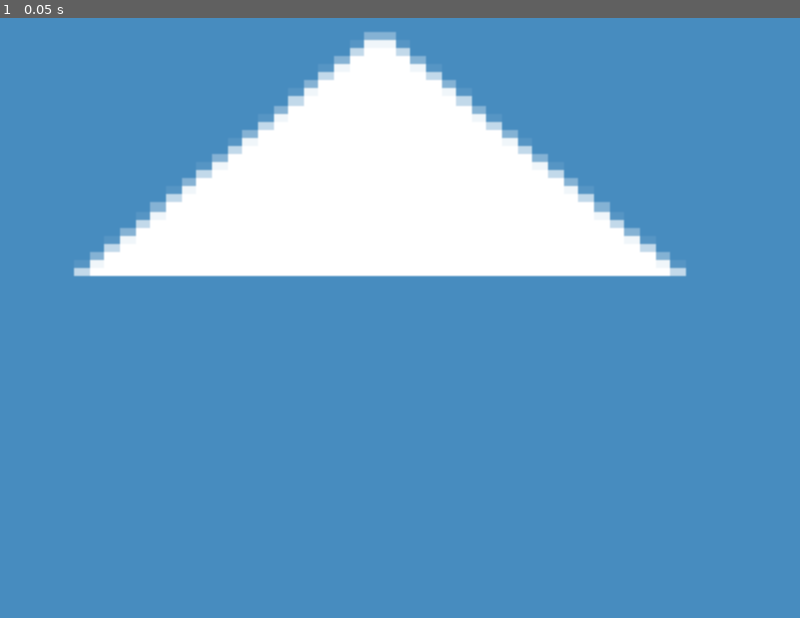
Above: before the commit, frame 1.
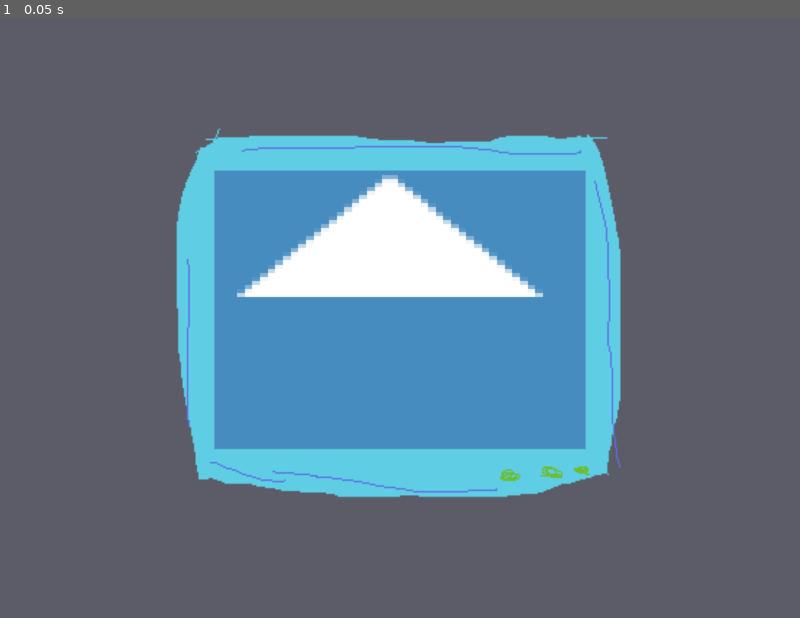
Above: after the commit, the same moment.

Repository: my-koala/UHackathon2025
Game: Godot game, scene res://assets/main.tscn
The game is run twice, just before and just after one commit, with the same random seed, the same clock (stepped at 60 frames per second) and the same inputs. The project has no main scene, so this scene is started directly. The engine's default icon, where the game draws it, is replaced by a stand-in: a white triangle on a blue panel in a dark square.
Inputs:
- Up to frame 1 (0.05 s): no input

The runs differ from the first frame. In frame 1, 85% of the frame differs, in the area x 0-100%, y 0-100%.

Commit message:
Added temporary zoom animation

Diff:
--- a/assets/main.tscn
+++ b/assets/main.tscn
@@ -1,63 +1,89 @@
-[gd_scene load_steps=7 format=3 uid="uid://cysr4ls3c67mr"]
+[gd_scene load_steps=9 format=3 uid="uid://cysr4ls3c67mr"]
 
 [ext_resource type="Script" uid="uid://dfd7i7fey6h05" path="res://scripts/main.gd" id="1_2d37k"]
 [ext_resource type="Script" uid="uid://dc7164llywjw6" path="res://scripts/scaling_sub_viewport.gd" id="1_db5cl"]
 [ext_resource type="Texture2D" uid="uid://dlhm8ss4r1mfs" path="res://icon.svg" id="2_06ig3"]
+[ext_resource type="Texture2D" uid="uid://bwly1nwkb1tnf" path="res://assets/monitor_frame.png" id="2_836ik"]
+
+[sub_resource type="Curve" id="Curve_2d37k"]
 
 [sub_resource type="Animation" id="Animation_db5cl"]
 resource_name = "RESET"
 tracks/0/type = "value"
 tracks/0/imported = false
 tracks/0/enabled = true
-tracks/0/path = NodePath("sub_viewport_container:size")
-tracks/0/interp = 1
-tracks/0/loop_wrap = true
+tracks/0/path = NodePath("monitor:position")
+tracks/0/interp = 2
+tracks/0/loop_wrap = false
 tracks/0/keys = {
-"times": PackedFloat32Array(0),
-"transitions": PackedFloat32Array(1),
-"update": 0,
-"values": [Vector2(400, 300)]
-}
-tracks/1/type = "value"
-tracks/1/imported = false
-tracks/1/enabled = true
-tracks/1/path = NodePath("sub_viewport_container:position")
-tracks/1/interp = 1
-tracks/1/loop_wrap = true
-tracks/1/keys = {
 "times": PackedFloat32Array(0),
 "transitions": PackedFloat32Array(1),
 "update": 0,
 "values": [Vector2(0, 0)]
 }
+tracks/1/type = "value"
+tracks/1/imported = false
+tracks/1/enabled = true
+tracks/1/path = NodePath("monitor:scale")
+tracks/1/interp = 2
+tracks/1/loop_wrap = false
+tracks/1/keys = {
+"times": PackedFloat32Array(0),
+"transitions": PackedFloat32Array(1),
+"update": 0,
+"values": [Vector2(0.5, 0.5)]
+}
+tracks/2/type = "value"
+tracks/2/imported = false
+tracks/2/enabled = true
+tracks/2/path = NodePath("monitor/monitor:modulate")
+tracks/2/interp = 2
+tracks/2/loop_wrap = false
+tracks/2/keys = {
+"times": PackedFloat32Array(0),
+"transitions": PackedFloat32Array(1),
+"update": 0,
+"values": [Color(1, 1, 1, 1)]
+}
 
 [sub_resource type="Animation" id="Animation_06ig3"]
 resource_name = "intro"
-length = 1.5
 step = 0.25
 tracks/0/type = "value"
 tracks/0/imported = false
 tracks/0/enabled = true
-tracks/0/path = NodePath("sub_viewport_container:size")
+tracks/0/path = NodePath("monitor:position")
 tracks/0/interp = 2
 tracks/0/loop_wrap = false
 tracks/0/keys = {
-"times": PackedFloat32Array(0, 0.483108, 1.5),
-"transitions": PackedFloat32Array(1, 1, 1),
+"times": PackedFloat32Array(0, 0.25, 0.5, 1),
+"transitions": PackedFloat32Array(1, 1, 1, 1),
 "update": 0,
-"values": [Vector2(200, 150), Vector2(264.414, 198.311), Vector2(400, 300)]
+"values": [Vector2(0, 0), Vector2(0, -10), Vector2(0, 33), Vector2(0, 0)]
 }
 tracks/1/type = "value"
 tracks/1/imported = false
 tracks/1/enabled = true
-tracks/1/path = NodePath("sub_viewport_container:position")
+tracks/1/path = NodePath("monitor:scale")
 tracks/1/interp = 2
 tracks/1/loop_wrap = false
 tracks/1/keys = {
-"times": PackedFloat32Array(0, 0.483108, 1.5),
+"times": PackedFloat32Array(0, 1),
+"transitions": PackedFloat32Array(1, 1),
+"update": 0,
+"values": [Vector2(0.5, 0.5), Vector2(1, 1)]
+}
+tracks/2/type = "value"
+tracks/2/imported = false
+tracks/2/enabled = true
+tracks/2/path = NodePath("monitor/monitor:modulate")
+tracks/2/interp = 2
+tracks/2/loop_wrap = false
+tracks/2/keys = {
+"times": PackedFloat32Array(0, 0.5, 1),
 "transitions": PackedFloat32Array(1, 1, 1),
 "update": 0,
-"values": [Vector2(103, 82), Vector2(72, 78), Vector2(0, 0)]
+"values": [Color(1, 1, 1, 1), Color(1, 1, 1, 1), Color(1, 1, 1, 0)]
 }
 
 [sub_resource type="AnimationLibrary" id="AnimationLibrary_2d37k"]
@@ -68,29 +94,56 @@
 
 [node name="main" type="Node"]
 script = ExtResource("1_2d37k")
+minigame_time_scale_curve = SubResource("Curve_2d37k")
 
-[node name="sub_viewport_container" type="SubViewportContainer" parent="."]
-anchors_preset = -1
+[node name="monitor" type="Control" parent="."]
+layout_mode = 3
+anchors_preset = 15
+anchor_right = 1.0
+anchor_bottom = 1.0
+grow_horizontal = 2
+grow_vertical = 2
+scale = Vector2(0.5, 0.5)
+pivot_offset = Vector2(200, 150)
+
+[node name="sub_viewport_container" type="SubViewportContainer" parent="monitor"]
+show_behind_parent = true
+layout_mode = 1
+anchors_preset = 15
 anchor_right = 1.0
 anchor_bottom = 1.0
 grow_horizontal = 2
 grow_vertical = 2
 stretch = true
 
-[node name="sub_viewport" type="SubViewport" parent="sub_viewport_container"]
+[node name="sub_viewport" type="SubViewport" parent="monitor/sub_viewport_container"]
 disable_3d = true
+handle_input_locally = false
 canvas_item_default_texture_filter = 0
 audio_listener_enable_2d = true
 physics_object_picking = true
 size = Vector2i(400, 300)
 size_2d_override = Vector2i(400, 300)
 size_2d_override_stretch = true
+render_target_update_mode = 4
 script = ExtResource("1_db5cl")
 
-[node name="sprite_2d" type="Sprite2D" parent="sub_viewport_container/sub_viewport"]
+[node name="sprite_2d" type="Sprite2D" parent="monitor/sub_viewport_container/sub_viewport"]
 position = Vector2(190, 121)
 scale = Vector2(7.64063, 4.07813)
 texture = ExtResource("2_06ig3")
+
+[node name="monitor" type="TextureRect" parent="monitor"]
+layout_mode = 1
+anchors_preset = 15
+anchor_right = 1.0
+anchor_bottom = 1.0
+grow_horizontal = 2
+grow_vertical = 2
+scale = Vector2(1.45, 1.45)
+pivot_offset = Vector2(200, 150)
+texture = ExtResource("2_836ik")
+expand_mode = 1
 
 [node name="animation_player" type="AnimationPlayer" parent="."]
 libraries = {
--- a/scripts/main.gd
+++ b/scripts/main.gd
@@ -2,16 +2,19 @@
 extends Node
 
 @export
-var run_minigames: bool = false
-var _minigame_count: int = 0
+var run_microgames: bool = false
+var _microgame_count: int = 0
 
 @export
 var minigame_time_scale_curve: Curve = Curve.new()
+
 
 func _ready() -> void:
 	if Engine.is_editor_hint():
 		return
 
+
+
 func _physics_process(delta: float) -> void:
 	if Engine.is_editor_hint():
 		return
Binary file added: assets/monitor_frame.aseprite
Binary file added: assets/monitor_frame.png
Not shown, added: assets/monitor_frame.png.import
